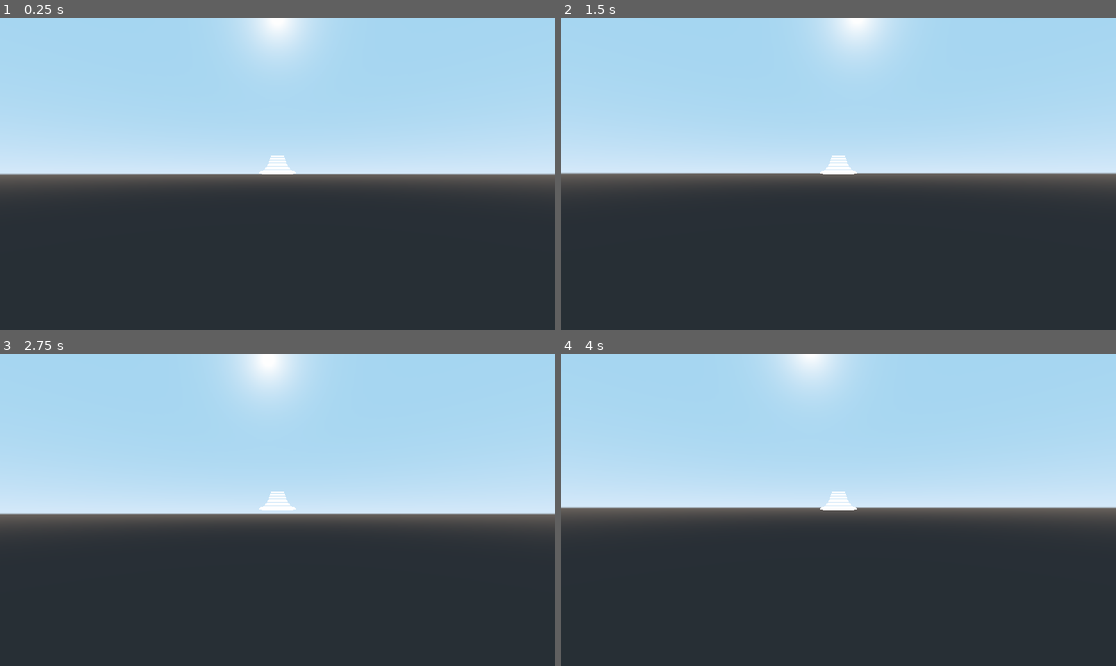
Above: before the commit, frames 1-4 (two rows, left to right).
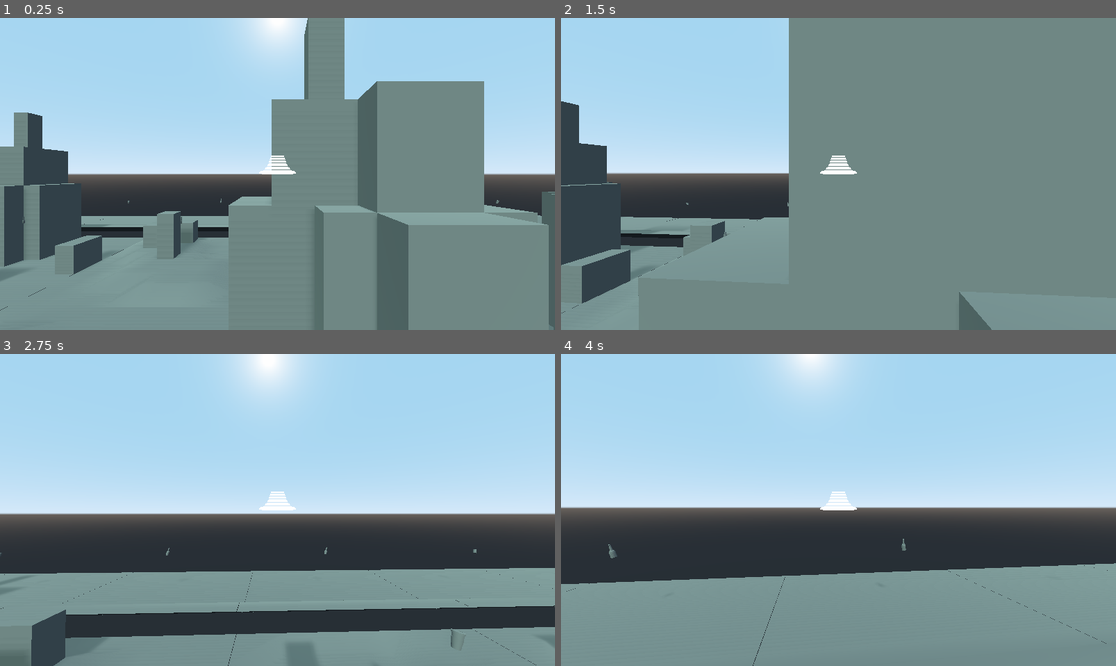
Above: after the commit, the same moments.

Repository: JacobDWoodman/OpenWorldGodot
Game: Godot game, scene res://GridEnvironment/testGridWorld.tscn
Two runs of this game, one before a commit and one after it. Both use one fixed random seed, a clock stepped at 60 frames per second and the inputs below.
Inputs (mouse positions are in pixels of both pictures, inside the frame that each line leads up to):
- Up to frame 1 (0.25 s): no input
- Up to frame 2 (1.5 s): tap Enter at 0.5 s; move the mouse to (866, 174) at 0.52 s; hold W (MOVE_FORWARD) from 0.53 s (still down); click (866, 174) at 0.6 s; tap Ctrl (CHARGE_JUMP) at 0.77 s; move the mouse to (810, 174) at 1.27 s; tap F (toggle_grav) at 1.35 s
- Up to frame 3 (2.75 s): keep holding W (MOVE_FORWARD); tap Ctrl (CHARGE_JUMP) at 1.52 s; move the mouse to (288, 503) at 2.02 s; click (288, 503) at 2.1 s
- Up to frame 4 (4 s): keep holding W (MOVE_FORWARD); move the mouse to (832, 516) at 2.77 s; tap F (toggle_grav) at 2.85 s; tap Ctrl (CHARGE_JUMP) at 3.02, 3.77 s; move the mouse to (877, 513) at 3.52 s; click (877, 513) at 3.6 s

The runs differ from the first frame. In frame 1, 54% of the frame differs, in the area x 0-100%, y 0-100%; in frame 2, 72%; in frame 3, 23%; in frame 4, 30%.

Commit message:
Chunks load based on Grid, but Z axis is inverted
Need to fix this.

Diff:
--- a/GridEnvironment/EnvironmentGrid.gd
+++ b/GridEnvironment/EnvironmentGrid.gd
@@ -29,3 +29,31 @@
 			grid.append(EnvironmentNode.new(worldPoint, x, z))
 			print("made new node at (" + str(x) + ", " + str(z) + ")" + str(i))
 			i += 1
+
+func getNeighbours(node, distance):
+	var neighbours = []
+
+	for x in range(-distance, distance+1):
+		for z in range(-distance, distance+1):
+			if (x == 0 && z == 0):
+				pass
+			var checkX = node.gridX + x
+			var checkZ = node.gridZ + z
+			if(checkX >= 0 && checkX < gridSizeX && checkZ >= 0 && checkZ < gridSizeZ):
+				for noode in grid:
+					if (noode.gridX == checkX && noode.gridZ == checkZ):
+						neighbours.append(noode)
+	return neighbours
+
+func NodeFromWorldPoint(worldPosition):
+	var percent = Vector2((worldPosition.x + gridWorldSize.x/2)/gridWorldSize.x, (worldPosition.z + gridWorldSize.y/2)/gridWorldSize.y)
+
+	percent.x = clamp(percent.x, 0, 1)
+	percent.y = clamp(percent.y, 0, 1)
+
+	var x = int(round((gridSizeX - 1) * percent.x))
+	var z = int(round((gridSizeZ - 1) * percent.y))
+
+	for noode in grid:
+		if(noode.gridX == x && noode.gridZ == z):
+			return noode
--- a/GridEnvironment/EnvironmentNode.gd
+++ b/GridEnvironment/EnvironmentNode.gd
@@ -3,9 +3,9 @@
 
 var worldPos : Vector3
 var gridX : int
-var gridY : int
+var gridZ : int
 
-func _init(_worldPos, _gridX, _gridY):
+func _init(_worldPos, _gridX, _gridZ):
 	worldPos = _worldPos
 	gridX = _gridX
-	gridY = _gridY
+	gridZ = _gridZ
--- a/GridEnvironment/GridWorldTest.gd
+++ b/GridEnvironment/GridWorldTest.gd
@@ -1,11 +1,72 @@
 extends Spatial
 
+export(String, FILE, "*.json") var file_path
+export(String, FILE, "*.json") var item_file_path
 
 export var worldSize : Vector2
 export var halfChunkLength : float
+export var chunkRenderDistance : int
 var grid
 
+onready var chunk_data : Array = load_chunk_data(file_path)
+onready var item_data : Array = load_chunk_data(item_file_path)
+
+var loaded_nodes = []
+var thread
 
 # Called when the node enters the scene tree for the first time.
 func _ready():
+	thread = Thread.new()
 	grid = EnvironmentGrid.new(worldSize, halfChunkLength, self.translation)
+
+func _process(delta):
+	update_chunks()
+
+
+func update_chunks():
+	var p_trans = grid.NodeFromWorldPoint($Player.translation)
+
+	for nnode in grid.getNeighbours(p_trans, chunkRenderDistance):
+		create_chunk(nnode)
+
+func create_chunk(node):
+	if loaded_nodes.has(node.worldPos):
+		return #dont make a chunk that already exists
+
+	load_chunk([thread, node])
+
+func load_chunk(arr):
+	var nthread = arr[0]#more readable this way
+	var node = arr[1]
+	var i = 0
+	for arraypos in chunk_data:
+		if(arraypos["x"] == node.gridX && arraypos["z"] == node.gridZ ):
+			print("scooby")
+			#var chunk = load("res://chunks/tscn/chunk"+arraypos["path"]+".tscn")
+			var chunk = OWChunk.new(node.gridX, node.gridZ, arraypos["path"])
+			chunk.translation = arr[1].worldPos
+			var item
+			if(item_data[i]["exists"] && !GameStats.collected[i]):
+				match item_data[i]["obj"]:
+					"item":
+						item = Collectible.new(i)
+					"NPC":
+						item = Dude.new()
+				item.translation = Vector3(item_data[i]["position"]["x"],item_data[i]["position"]["y"],item_data[i]["position"]["z"])
+			call_deferred("load_done", chunk, item, nthread)
+			break
+		else: i += 1
+
+func load_done(chunk, item, thread):
+	print("lez goooo")
+	add_child(chunk)
+	chunk.add_child(item)
+
+	loaded_nodes.append(chunk.translation)
+	thread.wait_to_finish()
+
+func load_chunk_data(f_path):
+	var file = File.new()
+	file.open(f_path, file.READ)
+	var text = parse_json(file.get_as_text())
+	return text
--- a/GridEnvironment/testGridWorld.tscn
+++ b/GridEnvironment/testGridWorld.tscn
@@ -5,7 +5,31 @@
 
 [node name="World" type="Spatial"]
 script = ExtResource( 1 )
-worldSize = Vector2( 328, 328 )
+file_path = "res://data/chunksGrid.json"
+item_file_path = "res://data/itemsGrid.json"
+worldSize = Vector2( 246, 246 )
 halfChunkLength = 20.5
+chunkRenderDistance = 3
 
 [node name="Player" parent="." instance=ExtResource( 2 )]
+transform = Transform( 1, 0, 0, 0, 1, 0, 0, 0, 1, 4.67713, 21.9414, -3.42864 )
+
+[node name="CanvasLayer" type="CanvasLayer" parent="."]
+
+[node name="txt" type="RichTextLabel" parent="CanvasLayer"]
+margin_left = 45.0
+margin_top = 32.0
+margin_right = 308.0
+margin_bottom = 243.0
+__meta__ = {
+"_edit_use_anchors_": false
+}
+
+[node name="DirectionalLight" type="DirectionalLight" parent="."]
+transform = Transform( 1, 0, 0, 0, 0.754034, 0.656836, 0, -0.656836, 0.754034, 0, 10.7778, 0 )
+light_color = Color( 0.870588, 1, 0.980392, 1 )
+shadow_enabled = true
+
+[node name="DirectionalLight2" type="DirectionalLight" parent="."]
+transform = Transform( 0.830994, 0.365385, -0.419455, 0, 0.754034, 0.656836, 0.556281, -0.545827, 0.626598, 0, 10.7778, 0 )
+light_color = Color( 0.788235, 1, 0.886275, 1 )
--- a/Terrain/World2.tscn
+++ b/Terrain/World2.tscn
@@ -1,7 +1,6 @@
-[gd_scene load_steps=6 format=2]
+[gd_scene load_steps=5 format=2]
 
 [ext_resource path="res://Terrain/World.gd" type="Script" id=1]
-[ext_resource path="res://icon.png" type="Texture" id=2]
 [ext_resource path="res://Player/Player.tscn" type="PackedScene" id=3]
 [ext_resource path="res://Terrain/Entity/Dude.tscn" type="PackedScene" id=4]
 [ext_resource path="res://Dialogue/txt/ace_attorney.tres" type="DynamicFont" id=5]
@@ -15,18 +14,6 @@
 transform = Transform( 1, 0, 0, 0, 1, 0, 0, 0, 1, 0, 50, 0.163723 )
 
 [node name="CanvasLayer" type="CanvasLayer" parent="."]
-
-[node name="TextureRect" type="TextureRect" parent="CanvasLayer"]
-visible = false
-margin_left = 928.0
-margin_top = 508.0
-margin_right = 992.0
-margin_bottom = 572.0
-rect_scale = Vector2( 0.1, 0.1 )
-texture = ExtResource( 2 )
-__meta__ = {
-"_edit_use_anchors_": false
-}
 
 [node name="txt" type="RichTextLabel" parent="CanvasLayer"]
 margin_left = 45.0
--- /dev/null
+++ b/data/chunksGrid.json
@@ -0,0 +1,63 @@
+[
+  {
+    "z": 0, "x": 0, "path": "0" },
+  {
+    "z": 1, "x": 0, "path": "1" },
+  {
+    "z": 2, "x": 0, "path": "1" },
+  { "z": 3, "x": 0, "path": "1" },
+  {
+    "z": 4, "x": 0, "path": "1" },
+  { "z": 5, "x": 0, "path": "21" },
+  {
+    "z": 0, "x": 1, "path": "32"},
+  {
+    "z": 1, "x": 1, "path": "7"},
+  {
+    "z": 2, "x": 1, "path": "8"},
+  { "z": 3, "x": 1, "path": "9" },
+  {
+    "z": 4, "x": 1, "path": "5"},
+  { "z": 5, "x": 1, "path": "23" },
+  {
+    "z": 0, "x": 2, "path": "32"},
+  {
+    "z": 1, "x": 2, "path": "13"},
+  {
+    "z": 2, "x": 2, "path": "14"},
+  { "z": 3, "x": 2, "path": "15" },
+  {
+    "z": 4, "x": 2, "path": "16"},
+  { "z": 5, "x": 2, "path": "23" },
+  {
+    "z": 0, "x": 3, "path": "32"},
+  {
+    "z": 1, "x": 3, "path": "9"},
+  {
+    "z": 2, "x": 3, "path": "8"},
+  { "z": 3, "x": 3, "path": "5" },
+  {
+    "z": 4, "x": 3, "path": "7"},
+  { "z": 5, "x": 3, "path": "23" },
+  {
+    "z": 0, "x": 4, "path": "32"},
+  {
+    "z": 1, "x": 4, "path": "15"},
+  {
+    "z": 2, "x": 4, "path": "13"},
+  { "z": 3, "x": 4, "path": "5" },
+  {
+    "z": 4, "x": 4, "path": "14"},
+  { "z": 5, "x": 4, "path": "23" },
+  {
+    "z": 0, "x": 5, "path": "31"},
+  {
+    "z": 1, "x": 5, "path": "29"},
+  {
+    "z": 2, "x": 5, "path": "29"},
+  { "z": 3, "x": 5, "path": "29" },
+  {
+    "z": 4, "x": 5, "path": "29"},
+  {
+    "z": 5, "x": 5, "path": "26"}
+]
--- /dev/null
+++ b/data/itemsGrid.json
@@ -0,0 +1,63 @@
+[
+  {
+    "z": 0, "x": 0, "obj": "NPC", "exists": true,  "position":{"x":0.0,"y":10.0,"z":0.0}},
+  {
+    "z": 1, "x": 0, "obj": "item", "exists": true,  "position":{"x":0.0,"y":10.0,"z":0.0} },
+  {
+    "z": 2, "x": 0, "obj": "item", "exists": true,  "position":{"x":0.0,"y":10.0,"z":0.0}  },
+  { "z": 3, "x": 0, "obj": "item", "exists": true,  "position":{"x":0.0,"y":10.0,"z":0.0}  },
+  {
+    "z": 4, "x": 0, "obj": "item", "exists": true,  "position":{"x":0.0,"y":10.0,"z":0.0}  },
+  { "z": 5, "x": 0, "obj": "item", "exists": true,  "position":{"x":0.0,"y":10.0,"z":0.0}  },
+  {
+    "z": 0, "x": 1, "obj": "item", "exists": true,  "position":{"x":0.0,"y":10.0,"z":0.0} },
+  {
+    "z": 1, "x": 1, "obj": "item", "exists": true,  "position":{"x":0.0,"y":10.0,"z":0.0} },
+  {
+    "z": 2, "x": 1, "obj": "item", "exists": true,  "position":{"x":0.0,"y":10.0,"z":0.0} },
+  { "z": 3, "x": 1, "obj": "item" , "exists": true,  "position":{"x":0.0,"y":10.0,"z":0.0} },
+  {
+    "z": 4, "x": 1, "obj": "item", "exists": true,  "position":{"x":0.0,"y":10.0,"z":0.0} },
+  { "z": 5, "x": 1, "obj": "item" , "exists": true,  "position":{"x":0.0,"y":10.0,"z":0.0} },
+  {
+    "z": 0, "x": 2, "obj": "item", "exists": true,  "position":{"x":0.0,"y":10.0,"z":0.0} },
+  {
+    "z": 1, "x": 2, "obj": "item", "exists": true,  "position":{"x":0.0,"y":10.0,"z":0.0} },
+  {
+    "z": 2, "x": 2, "obj": "item", "exists": true,  "position":{"x":0.0,"y":10.0,"z":0.0} },
+  { "z": 3, "x": 2, "obj": "item" , "exists": true,  "position":{"x":0.0,"y":10.0,"z":0.0} },
+  {
+    "z": 4, "x": 2, "obj": "item", "exists": true,  "position":{"x":0.0,"y":10.0,"z":0.0} },
+  { "z": 5, "x": 2, "obj": "item" , "exists": true,  "position":{"x":0.0,"y":10.0,"z":0.0} },
+  {
+    "z": 0, "x": 3, "obj": "item", "exists": true,  "position":{"x":0.0,"y":10.0,"z":0.0} },
+  {
+    "z": 1, "x": 3, "obj": "item", "exists": true,  "position":{"x":0.0,"y":10.0,"z":0.0} },
+  {
+    "z": 2, "x": 3, "obj": "item", "exists": true,  "position":{"x":0.0,"y":10.0,"z":0.0} },
+  { "z": 3, "x": 3, "obj": "item", "exists": true,  "position":{"x":0.0,"y":10.0,"z":0.0}  },
+  {
+    "z": 4, "x": 3, "obj": "item", "exists": true,  "position":{"x":0.0,"y":10.0,"z":0.0} },
+  { "z": 5, "x": 3, "obj": "item" , "exists": true,  "position":{"x":0.0,"y":10.0,"z":0.0} },
+  {
+    "z": 0, "x": 4, "obj": "item", "exists": true,  "position":{"x":0.0,"y":10.0,"z":0.0} },
+  {
+    "z": 1, "x": 4, "obj": "item", "exists": true,  "position":{"x":0.0,"y":10.0,"z":0.0} },
+  {
+    "z": 2, "x": 4, "obj": "item", "exists": true,  "position":{"x":0.0,"y":10.0,"z":0.0} },
+  { "z": 3, "x": 4, "obj": "item", "exists": true,  "position":{"x":0.0,"y":10.0,"z":0.0}  },
+  {
+    "z": 4, "x": 4, "obj": "item", "exists": true,  "position":{"x":0.0,"y":10.0,"z":0.0} },
+  { "z": 5, "x": 4, "obj": "item", "exists": true,  "position":{"x":0.0,"y":10.0,"z":0.0}  },
+  {
+    "z": 0, "x": 5, "obj": "item", "exists": true,  "position":{"x":0.0,"y":10.0,"z":0.0} },
+  {
+    "z": 1, "x": 5, "obj": "item", "exists": true,  "position":{"x":0.0,"y":10.0,"z":0.0} },
+  {
+    "z": 2, "x": 5, "obj": "item", "exists": true,  "position":{"x":0.0,"y":10.0,"z":0.0} },
+  { "z": 3, "x": 5, "obj": "item", "exists": true,  "position":{"x":0.0,"y":10.0,"z":0.0}  },
+  {
+    "z": 4, "x": 5, "obj": "item", "exists": true,  "position":{"x":0.0,"y":10.0,"z":0.0} },
+  {
+    "z": 5, "x": 5, "obj": "item", "exists": true,  "position":{"x":0.0,"y":10.0,"z":0.0} }
+]
